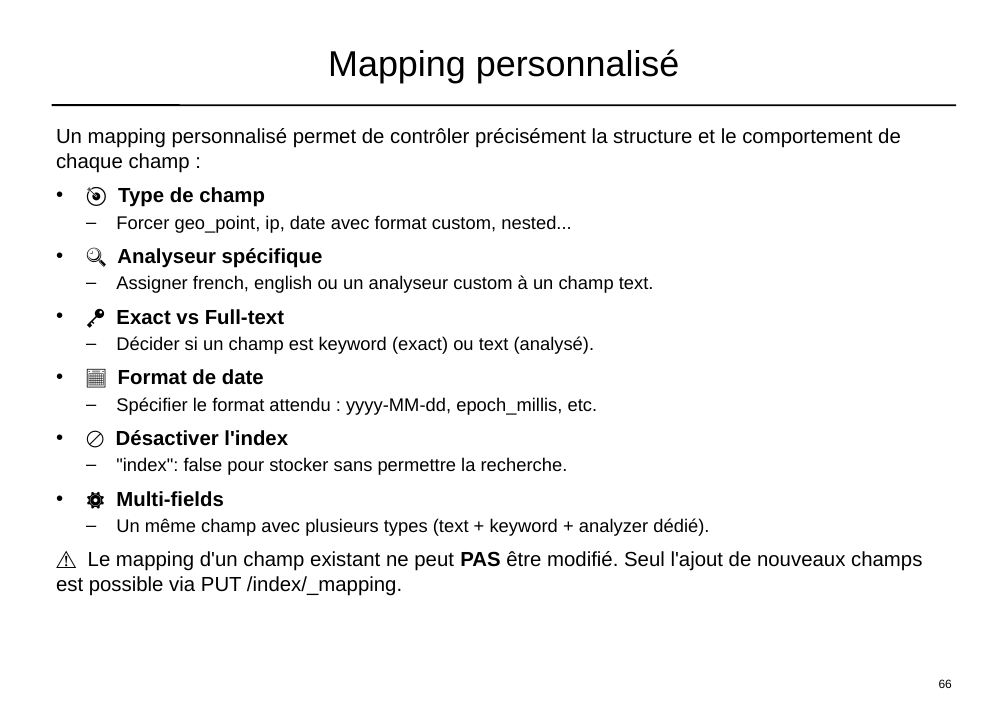
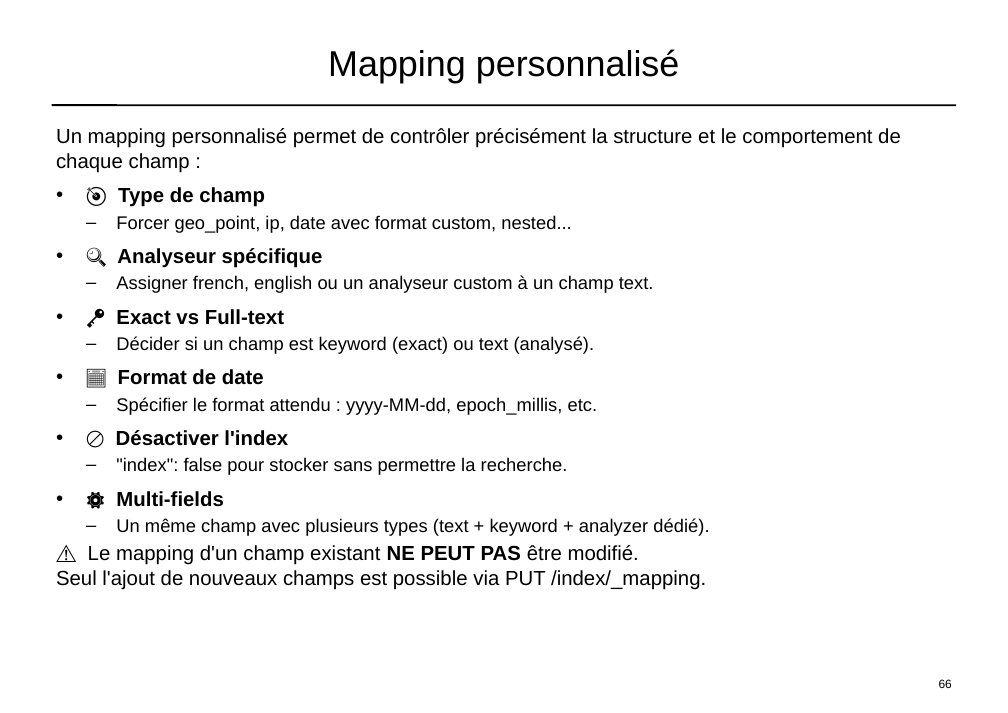
Before and after one commit to dthibau/opensearch, a slide deck: slide 52 of opensearch_simple.pptx. Drawn at 1008x713 pixels with LibreOffice and Linux fonts; fonts in the diff are those of the drawing. Boxes give left, top, right and bottom in pixels: in the first picture for what was removed or moved away, otherwise in the second. Text is boxed around its words. In the diff, an @@ line names an element or a change of style, - is before the commit and + after.

Commit message:
Ajout knn

```diff
--- a/opensearch_simple.pptx
+++ b/opensearch_simple.pptx
@@ text at (56,545,706,590): text changed @@
-⚠️ Le mapping d'un champ existant ne peut PAS être modifié. Seul l'ajout de nouveaux champs est possible via PUT /index/_mapping.
+⚠️ Le mapping d'un champ existant NE PEUT PAS être modifié.
+Seul l'ajout de nouveaux champs est possible via PUT /index/_mapping.
```
Also in this commit, not shown: 23 other slides changed, 11 slides added, 3 other files.
